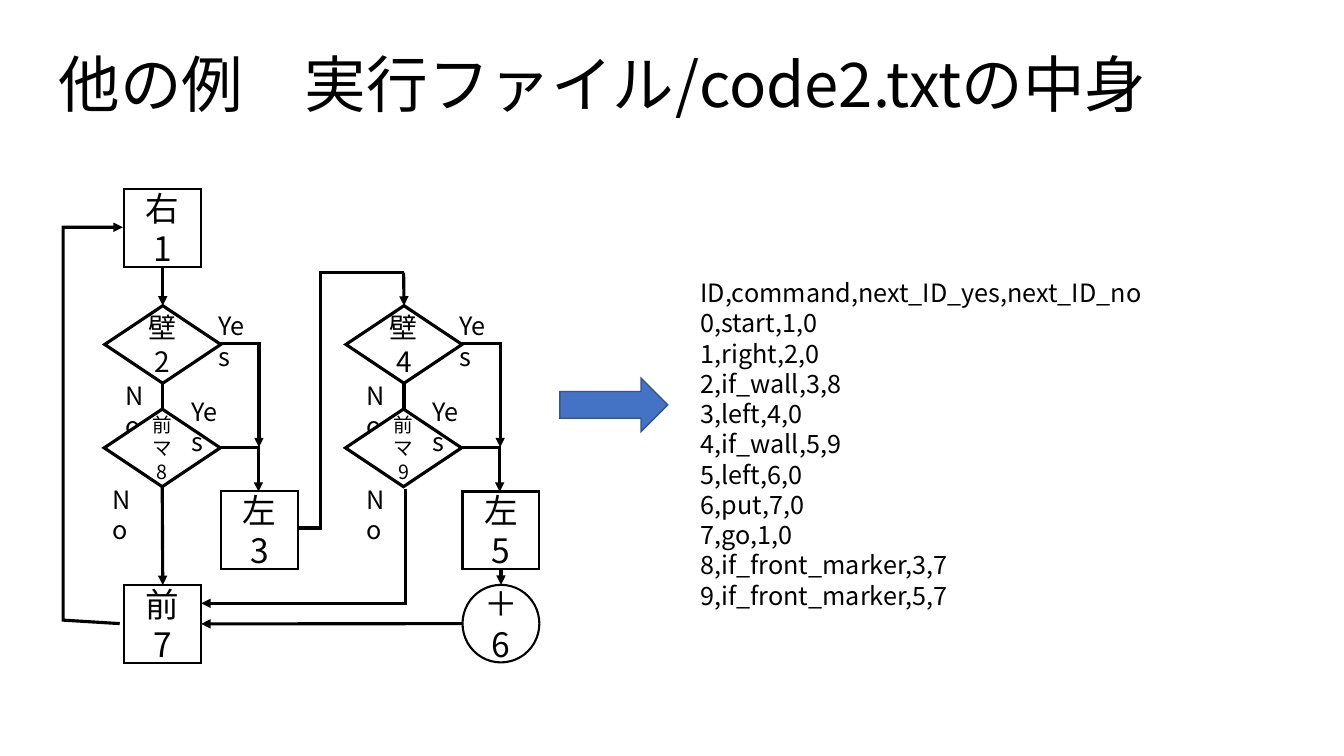
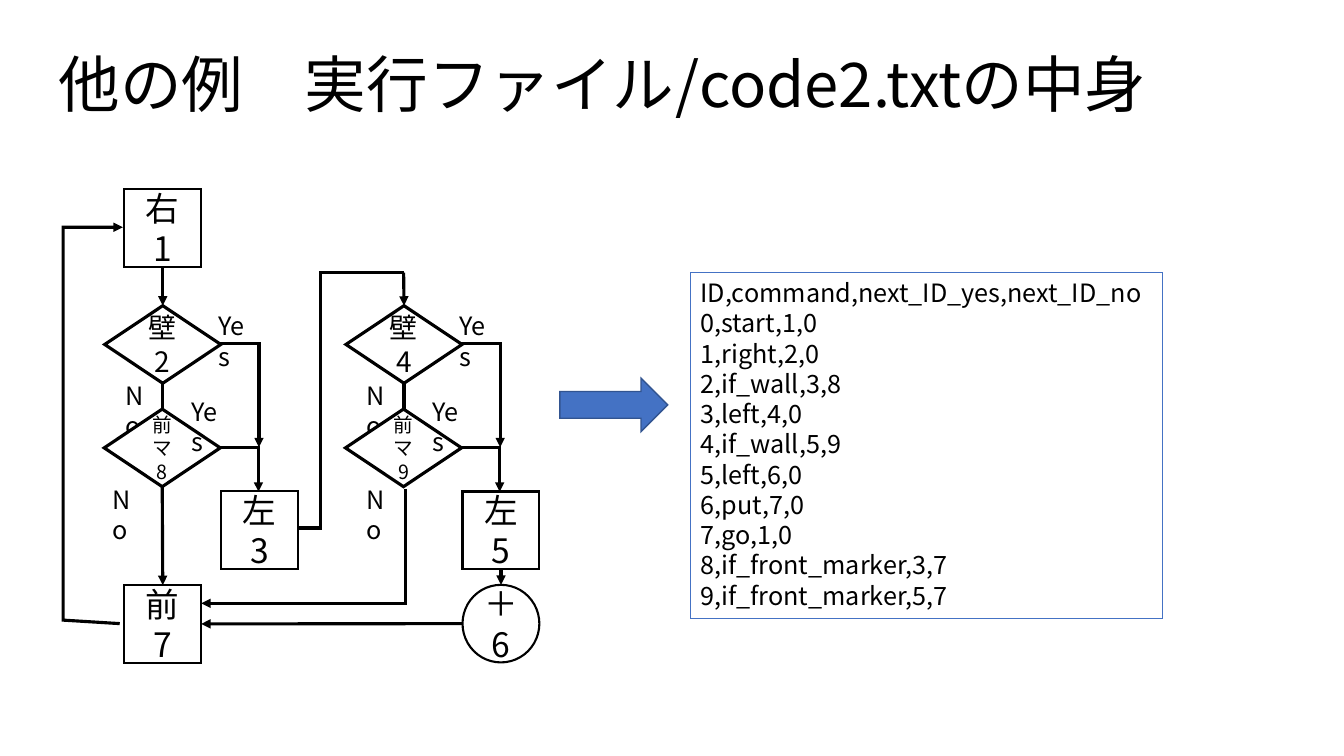
Before and after one commit to kuromunori/MazeExplorationGame, a slide deck: slide 8 of スライド等/自作スクリプト言語の書き方.pptx. Drawn at 1344x756 pixels with LibreOffice and Linux fonts; fonts in the diff are those of the drawing. Boxes give left, top, right and bottom in pixels: in the first picture for what was removed or moved away, otherwise in the second. Text is boxed around its words. In the diff, an @@ line names an element or a change of style, - is before the commit and + after.

```diff
--- a/スライド等/自作スクリプト言語の書き方.pptx
+++ b/スライド等/自作スクリプト言語の書き方.pptx
@@ rectangle "ID,command,next_ID_yes,next_ID_no": place and size @@
-rectangle "ID,command,next_ID_yes,next_ID_no" at (701, 282, 1142, 610)
+rectangle "ID,command,next_ID_yes,next_ID_no" at (691, 272, 1163, 618)
@@ rectangle "ID,command,next_ID_yes,next_ID_no" at (691, 272, 1163, 618): fill none to #FFFFFF; outline none to #4472C4 1 pt @@
```
Also in this commit, not shown: 4 other slides changed, 4 other files.
